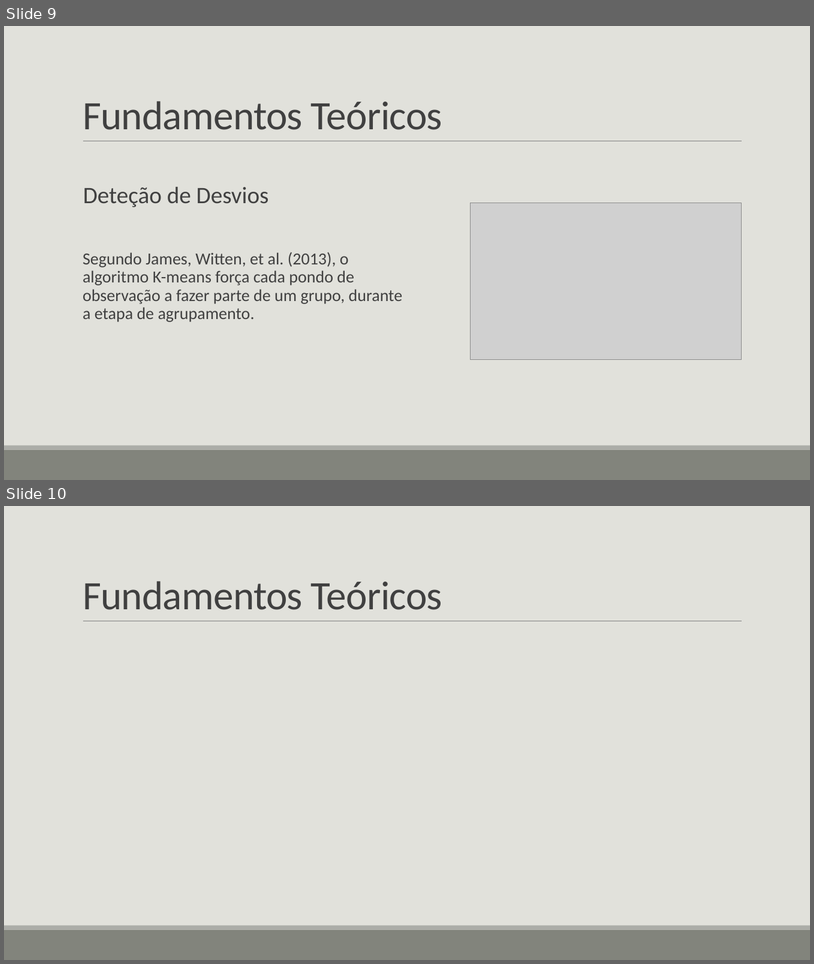
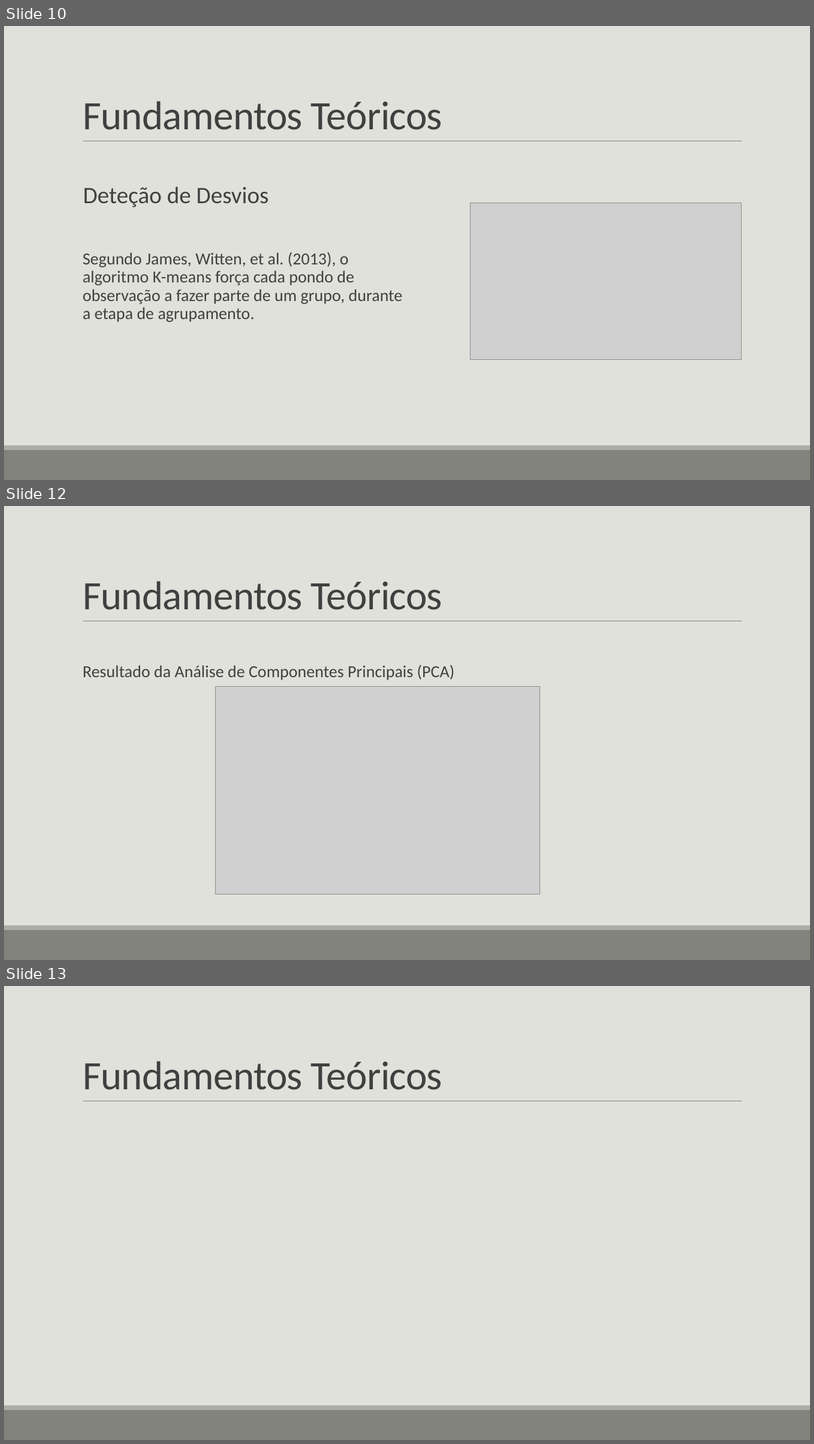
Before and after one commit to erikawa/client-segmentation, a slide deck: presentation/Análise de agrupamento de perfis de clientes de.pptx. Shown one above the other, each under a label of ours: slides 9 and 10 before the commit, slides 10, 12 and 13 after it; the slides between them are not shown. The pictures are 814x964 and 814x1444 pixels, drawn with LibreOffice and Linux fonts; fonts in the diff are those of the drawing; grey boxes stand for pictures. Boxes give left, top, right and bottom in pixels: in the first picture for what was removed or moved away, otherwise in the second. Text is boxed around its words. In the diff, an @@ line names an element or a change of style, - is before the commit and + after.

```diff
--- a/presentation/Análise de agrupamento de perfis de clientes de.pptx
+++ b/presentation/Análise de agrupamento de perfis de clientes de.pptx
@@ slide 12 added at (x1=4, y1=506, x2=810, y2=960), background #E1E1DB; not listed: 3 template elements that a slide beside it also shows @@
@@ title added at (x1=83, y1=581, x2=443, y2=610), 48 pt, text #404040 @@
+Fundamentos Teóricos
@@ text added at (x1=83, y1=664, x2=455, y2=680), 20 pt, text #404040 @@
+  Resultado da Análise de Componentes Principais (PCA)
@@ picture added at (x1=216, y1=686, x2=540, y2=894) @@
@@ what was slide 9 is now slide 10 @@
@@ what was slide 10 is now slide 13 @@
```
Also in this commit, not shown: 1 slide changed, 4 other slides added, 1 other file.
